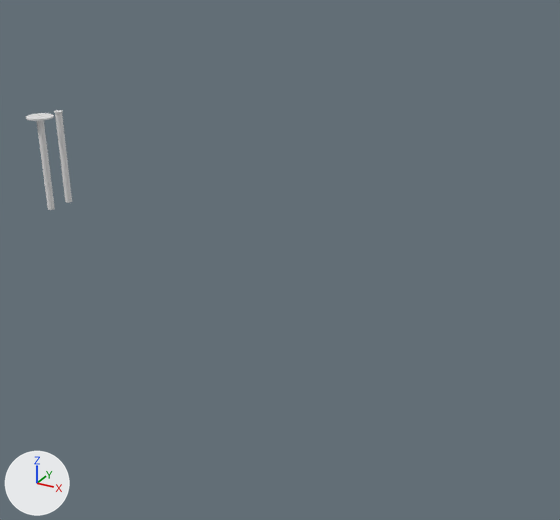
The Blender file 3Dundervisning/pipe plat form.blend: old version first, new version second.
Both versions are drawn from a 50 mm lens placed at (319.0, -321.0, 152.0), pointed at (141.0, 3.0, -10.0). Every picture has the same lights, and +X, +Y and +Z are marked at lower left.
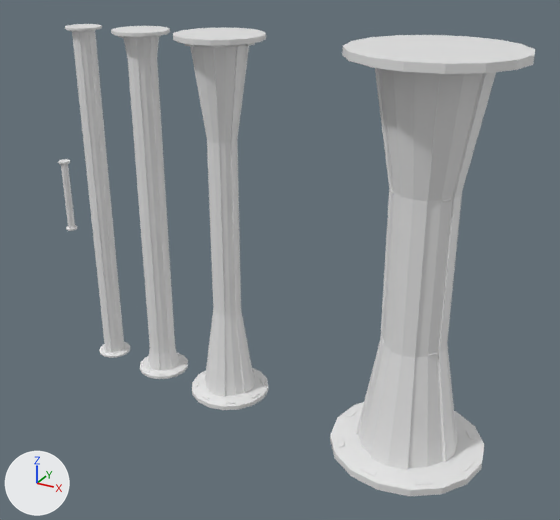
Where the change shows, as pixel boxes (x1, y1, x2, y2) in the pictures (560 x 520 px):
'Cylinder.005', added
    after: (330, 35, 535, 496)
'Cylinder.004', added
    after: (173, 27, 268, 410)
'Cylinder.002', added
    after: (111, 26, 188, 379)
'Cylinder.003', added
    after: (65, 24, 130, 358)
'Cylinder.001', reshaped, moved, turned, rescaled, modifiers changed
    before: (26, 113, 55, 210)
    after: (58, 159, 77, 231)
'Cylinder', deleted
    before: (54, 110, 72, 203)

Diff of the bpy script that builds the scene:
```diff
--- a/3Dundervisning/pipe plat form.blend.py
+++ b/3Dundervisning/pipe plat form.blend.py
@@ me_cylinder_001 @@
 # used by ob_cylinder_001; location = (0.0, -14.4, 0.0)
-me_cylinder_001.from_pydata(...)  # 128 vertices, 114 faces; spans x -7.4..7.4, y -7.4..7.4, z -1.0..52.9
+me_cylinder_001.from_pydata(...)  # 342 vertices, 324 faces; spans x -1.6..1.6, y -1.6..1.6, z 0.0..1.0
+# me_cylinder_001 part 1: 128 vertices removed from x -7.4..7.4, y -7.4..7.4, z -1.0..52.9; 342 vertices added at x -1.6..1.6, y -1.6..1.6, z 0.0..1.0
@@ me_cylinder_006 @@
+me_cylinder_006.from_pydata(...)  # 342 vertices, 324 faces; spans x -6.63..6.56, y -6.58..6.61, z 0.0..4.97
@@ me_cylinder_005 @@
+me_cylinder_005.from_pydata(...)  # 342 vertices, 324 faces; spans x -3.77..3.7, y -3.71..3.76, z 0.0..4.92
@@ me_cylinder_004 @@
+me_cylinder_004.from_pydata(...)  # 342 vertices, 324 faces; spans x -1.61..1.59, y -1.6..1.61, z 0.0..4.84
@@ me_cylinder_003 @@
+me_cylinder_003.from_pydata(...)  # 342 vertices, 324 faces; spans x -2.47..2.43, y -2.44..2.46, z 0.0..4.87
@@ ob_cylinder @@
-ob_cylinder = bpy.data.objects.new('Cylinder', me_cylinder)
-ob_cylinder.location = (0.0, 0.0, 0.0)
@@ ob_cylinder_001 @@
 ob_cylinder_001 = bpy.data.objects.new('Cylinder.001', me_cylinder_001)
-ob_cylinder_001.location = (0.0, -14.4, 0.0)
+ob_cylinder_001.location = (0.0, 0.0, 2.8)
+ob_cylinder_001.rotation_euler = (0.0, 3.142, 0.0)  # degrees (0, 180, 0)
+ob_cylinder_001.scale = (2.04, 2.04, -20.2)
+_m = ob_cylinder_001.modifiers.new('Mirror', 'MIRROR')
+_m.use_axis = (False, False, True)
+_m.use_clip = True
@@ ob_cylinder_005 @@
+ob_cylinder_005 = bpy.data.objects.new('Cylinder.005', me_cylinder_006)
+ob_cylinder_005.location = (216.8, 0.0, 2.8)
+ob_cylinder_005.rotation_euler = (0.0, 3.142, 0.0)  # degrees (0, 180, 0)
+ob_cylinder_005.scale = (5.96, 5.96, -20.2)
+_m = ob_cylinder_005.modifiers.new('Mirror', 'MIRROR')
+_m.use_axis = (False, False, True)
+_m.use_clip = True
@@ ob_cylinder_004 @@
+ob_cylinder_004 = bpy.data.objects.new('Cylinder.004', me_cylinder_005)
+ob_cylinder_004.location = (109.4, 0.0, 2.8)
+ob_cylinder_004.rotation_euler = (0.0, 3.142, 0.0)  # degrees (0, 180, 0)
+ob_cylinder_004.scale = (5.96, 5.96, -20.2)
+_m = ob_cylinder_004.modifiers.new('Mirror', 'MIRROR')
+_m.use_axis = (False, False, True)
+_m.use_clip = True
@@ ob_cylinder_003 @@
+ob_cylinder_003 = bpy.data.objects.new('Cylinder.003', me_cylinder_004)
+ob_cylinder_003.location = (24.6, 0.0, 2.8)
+ob_cylinder_003.rotation_euler = (0.0, 3.142, 0.0)  # degrees (0, 180, 0)
+ob_cylinder_003.scale = (5.96, 5.96, -20.2)
+_m = ob_cylinder_003.modifiers.new('Mirror', 'MIRROR')
+_m.use_axis = (False, False, True)
+_m.use_clip = True
@@ ob_cylinder_002 @@
+ob_cylinder_002 = bpy.data.objects.new('Cylinder.002', me_cylinder_003)
+ob_cylinder_002.location = (62.4, 0.0, 2.8)
+ob_cylinder_002.rotation_euler = (0.0, 3.142, 0.0)  # degrees (0, 180, 0)
+ob_cylinder_002.scale = (5.96, 5.96, -20.2)
+_m = ob_cylinder_002.modifiers.new('Mirror', 'MIRROR')
+_m.use_axis = (False, False, True)
+_m.use_clip = True
```
